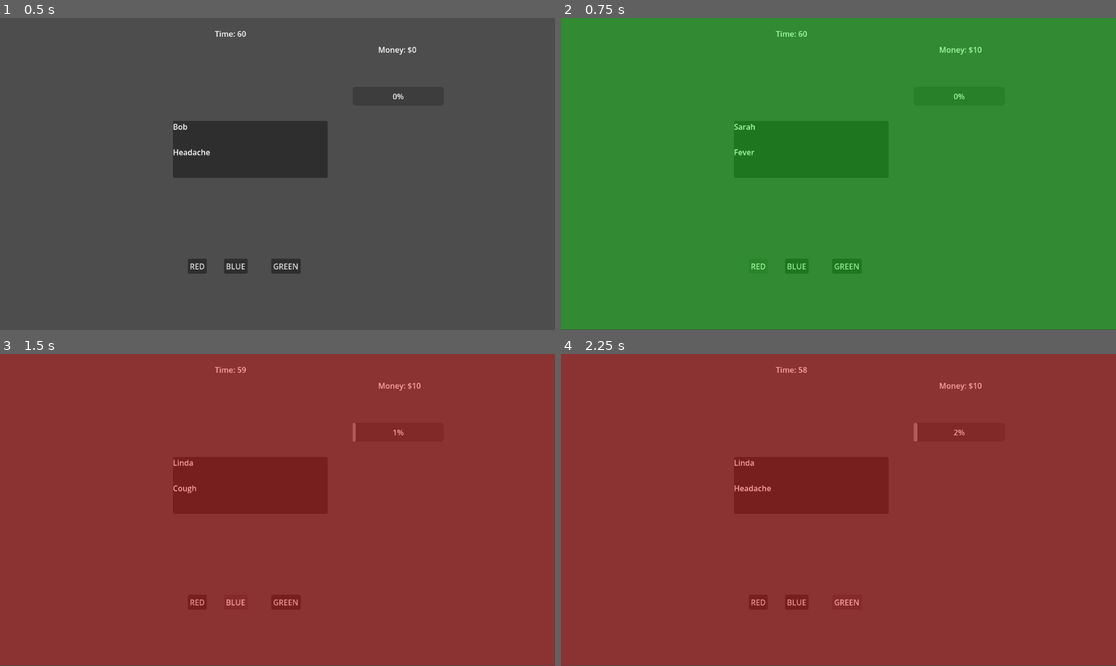
Above: before the commit, frames 1-4 (two rows, left to right).
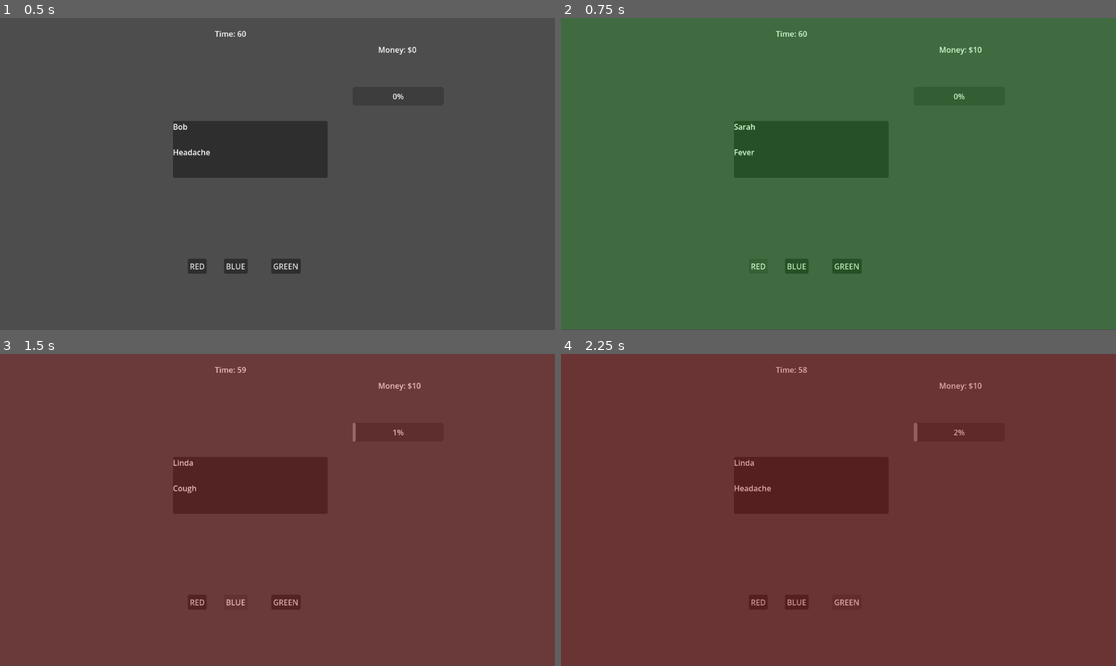
Above: after the commit, the same moments.

Repository: etper/running-a-shop
Game: Godot game, scene res://main.tscn
Same seed, same stepped clock (60 frames per second), same inputs: the game is played once before the commit and once after it.
Inputs:
- Up to frame 1 (0.5 s): no input
- Up to frame 2 (0.75 s): click "RED" at 0.5 s
- Up to frame 3 (1.5 s): click "BLUE" at 1.25 s
- Up to frame 4 (2.25 s): click "GREEN" at 2 s

Frame 1 is identical in both runs. In frame 2, 100% of the frame differs, in the area x 0-100%, y 0-100%; in frame 3, 100%; in frame 4, 100%.

Commit message:
suspicion bar feedback

Diff:
--- a/main.gd
+++ b/main.gd
@@ -5,6 +5,8 @@
 @onready var suspicion_bar = $SuspicionBar
 @onready var timer_label = $TimerLabel
 
+var suspicion_bar_original_pos = Vector2.ZERO
+
 @onready var game_over_panel = $GameOverUI/Panel
 @onready var final_money_label = $GameOverUI/Panel/FinalMoneyLabel
 @onready var timer = $Timer
@@ -15,6 +17,8 @@
 @onready var feedback_label = $FeedbackLabel
 @onready var reaction_label = $ReactionLabel
 @onready var feedback_timer = $FeedbackTimer
+
+@onready var vignette = $Vignette
 
 var time_left = 60
 
@@ -58,6 +62,7 @@
 	else:
 		print("Wrong")
 		suspicion += 1
+		shake_suspicion_bar()
 
 	update_ui()
 
@@ -73,6 +78,8 @@
 
 	update_ui()
 	serve_next_customer()
+
+	suspicion_bar_original_pos = suspicion_bar.position
 
 func _on_timer_timeout() -> void:
 	time_left -= 1
@@ -124,6 +131,8 @@
 	suspicion_bar.value = suspicion
 	timer_label.text = "Time: " + str(time_left)
 
+	update_vignette()
+
 func _on_restart_button_pressed() -> void:
 	get_tree().reload_current_scene()
 
@@ -139,7 +148,7 @@
 	reaction_label.visible = false
 
 	if correct:
-		flash_rect.color = Color(0, 1, 0, 0.35)
+		play_flash_pulse(Color(0, 1, 0))
 		feedback_label.text = "CORRECT"
 
 		var reactions = [
@@ -152,7 +161,7 @@
 		reaction_label.text = reactions.pick_random()
 
 	else:
-		flash_rect.color = Color(1, 0, 0, 0.35)
+		play_flash_pulse(Color(1, 0, 0))
 		feedback_label.text = "WRONG"
 
 		var reactions = [
@@ -170,3 +179,71 @@
 	flash_rect.visible = false
 	feedback_label.visible = false
 	reaction_label.visible = false
+
+func shake_suspicion_bar():
+	var shake_amount = 8
+
+	suspicion_bar.position = suspicion_bar_original_pos + Vector2(
+		randf_range(-shake_amount, shake_amount),
+		0
+	)
+
+	await get_tree().create_timer(0.05).timeout
+
+	suspicion_bar.position = suspicion_bar_original_pos
+
+func play_red_pulse():
+	flash_rect.visible = true
+	flash_rect.color = Color(1, 0, 0, 0)
+
+	var tween = create_tween()
+
+	tween.tween_property(
+		flash_rect,
+		"color",
+		Color(1, 0, 0, 0.35),
+		0.08
+	)
+
+	tween.tween_property(
+		flash_rect,
+		"color",
+		Color(1, 0, 0, 0),
+		0.2
+	)
+
+	await tween.finished
+
+	flash_rect.visible = false
+
+func play_flash_pulse(color: Color):
+	flash_rect.visible = true
+	flash_rect.color = Color(color.r, color.g, color.b, 0)
+
+	var tween = create_tween()
+
+	tween.tween_property(
+		flash_rect,
+		"color",
+		Color(color.r, color.g, color.b, 0.35),
+		0.08
+	)
+
+	tween.tween_property(
+		flash_rect,
+		"color",
+		Color(color.r, color.g, color.b, 0),
+		0.2
+	)
+
+	await tween.finished
+
+	flash_rect.visible = false
+
+func update_vignette():
+	var max_alpha = 0.45
+
+	var alpha = float(suspicion) / 5.0
+	alpha *= max_alpha
+
+	vignette.color = Color(0.4, 0, 0, alpha)
--- a/main.tscn
+++ b/main.tscn
@@ -121,6 +121,12 @@
 wait_time = 0.25
 one_shot = true
 
+[node name="Vignette" type="ColorRect" parent="." unique_id=823007928]
+offset_right = 1151.0
+offset_bottom = 649.0
+mouse_filter = 2
+color = Color(0.6651851, 0, 0, 1)
+
 [connection signal="timeout" from="Timer" to="." method="_on_timer_timeout"]
 [connection signal="pressed" from="Button" to="." method="_on_button_pressed"]
 [connection signal="pressed" from="Button2" to="." method="_on_button_2_pressed"]
--- a/notes.gd
+++ b/notes.gd
@@ -1,15 +1,6 @@
 extends Node
 
 #feedback
-	#suspicion feedback
-		#bar shake
-		#red pulse
-		#warning sound
-		#screen vignette at high suspicion
-		#at 4/5 sus
-			#heartbeat
-			#ui turns red
-			#faster tension music
 	#time pressure feedback
 		#ticking under 15s
 		#timer color shift (white-yellow-red)
